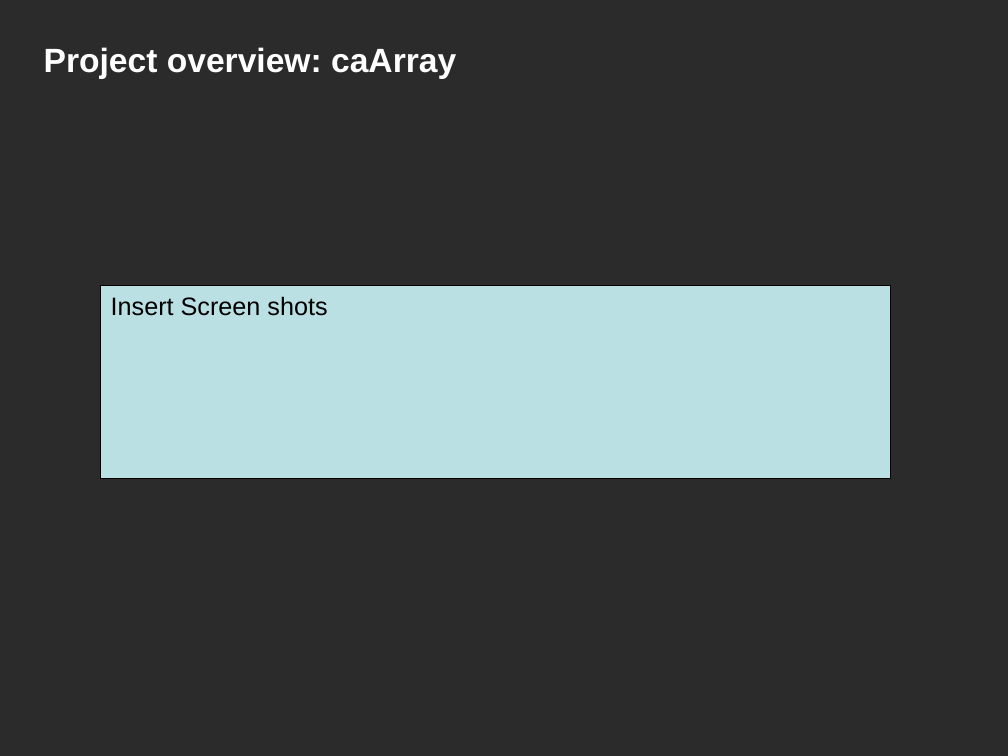
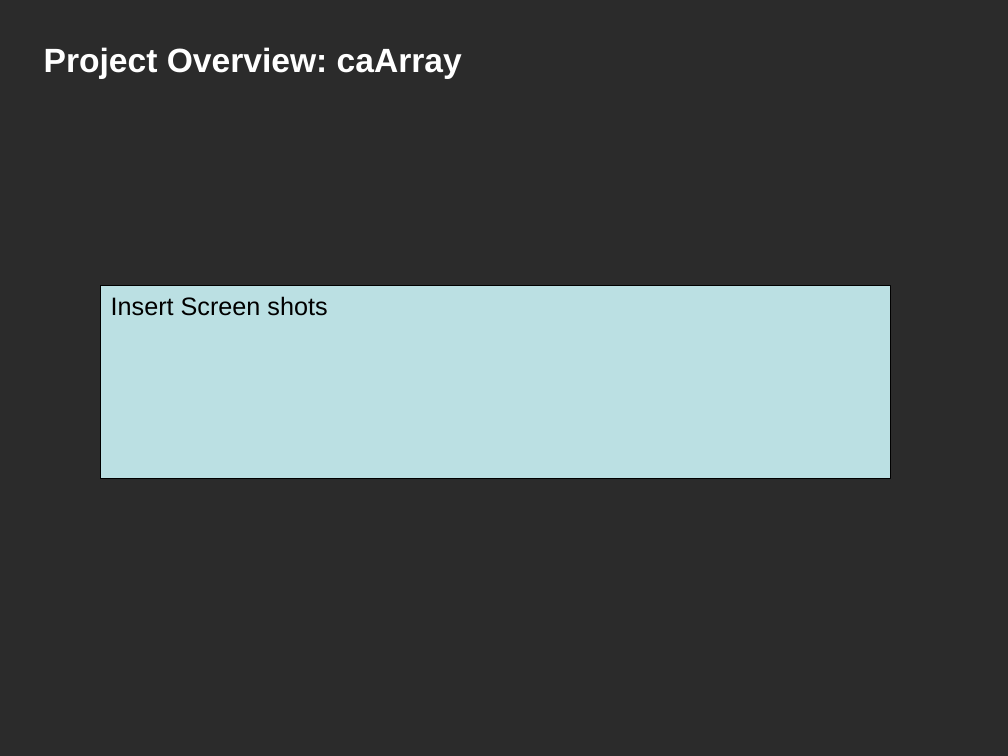
Before and after one commit to NCIP/caarray-docs, a slide deck: slide 4 of implementation/caarray_silver_compatibility_review/01. caarray_silver_compat_kickoff_Feb_2008.ppt. Drawn at 1008x756 pixels with LibreOffice and Linux fonts; fonts in the diff are those of the drawing; background and template pictures are left out; a plain dark background stands for a picture behind light text. Boxes give left, top, right and bottom in pixels: in the first picture for what was removed or moved away, otherwise in the second. Text is boxed around its words. In the diff, an @@ line names an element or a change of style, - is before the commit and + after.

```diff
--- a/implementation/caarray_silver_compatibility_review/01. caarray_silver_compat_kickoff_Feb_2008.ppt
+++ b/implementation/caarray_silver_compatibility_review/01. caarray_silver_compat_kickoff_Feb_2008.ppt
@@ title at (x1=44, y1=47, x2=462, y2=79): text changed @@
-Project overview: caArray
+Project Overview: caArray
```
Also in this commit, not shown: 5 other slides changed, 2 slides added, 2 slides removed.
